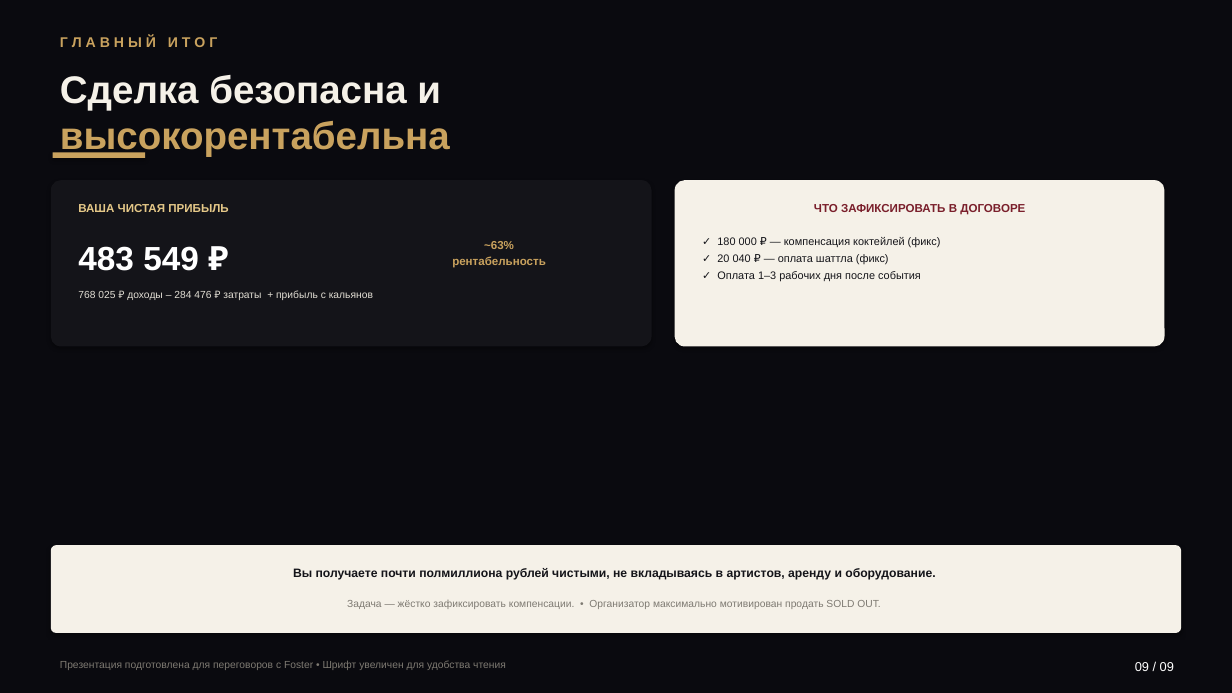
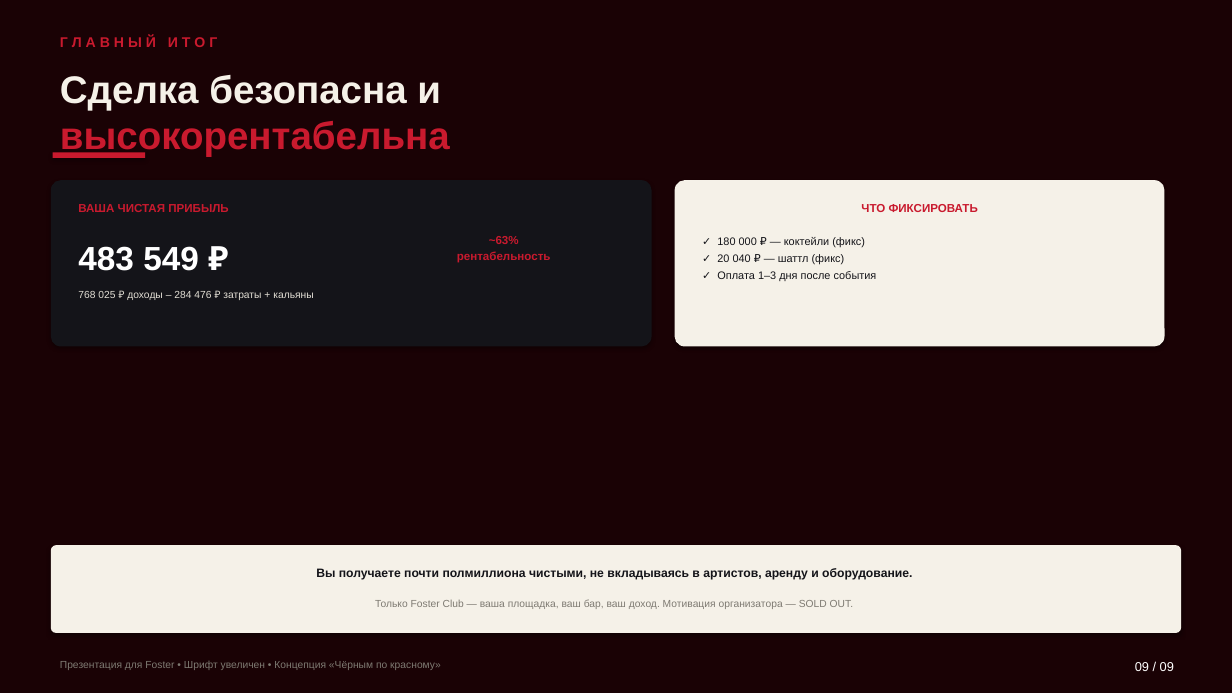
Before and after one commit to navruzhusainov-commits/vecherinka, a slide deck: slide 9 of Foster_Gleb_Noemy_Presentation.pptx. Drawn at 1232x693 pixels with LibreOffice and Linux fonts; fonts in the diff are those of the drawing; background and template pictures are left out. Boxes give left, top, right and bottom in pixels: in the first picture for what was removed or moved away, otherwise in the second. Text is boxed around its words. In the diff, an @@ line names an element or a change of style, - is before the commit and + after.

```diff
--- a/Foster_Gleb_Noemy_Presentation.pptx
+++ b/Foster_Gleb_Noemy_Presentation.pptx
@@ rectangle at bbox=[0, 0, 1232, 693]: fill #0A0A0F to #1A0205 @@
@@ text "Г Л А В Н ..." at bbox=[60, 35, 217, 50]: text colour #C9A25E to #C91A2E @@
@@ text at bbox=[60, 121, 450, 156]: text colour #C9A25E to #C91A2E in "высокорентабельна" @@
@@ rectangle at bbox=[53, 152, 145, 158]: fill #C9A25E to #C91A2E @@
@@ text "ВАША ЧИСТАЯ ПРИБЫЛЬ" at bbox=[78, 204, 228, 212]: text colour #E5C888 to #C91A2E @@
@@ text at bbox=[861, 204, 978, 212]: text changed; text colour #7A1F2B to #C91A2E @@
-ЧТО ЗАФИКСИРОВАТЬ В ДОГОВОРЕ
+ЧТО ФИКСИРОВАТЬ
@@ text "~63% рентабельность" at bbox=[457, 236, 551, 263]: text colour #C9A25E to #C91A2E @@
@@ text at bbox=[717, 237, 877, 281]: text changed @@
-✓ 180 000 ₽ — компенсация коктейлей (фикс)
-✓ 20 040 ₽ — оплата шаттла (фикс)
-✓ Оплата 1–3 рабочих дня после события
+✓ 180 000 ₽ — коктейли (фикс)
+✓ 20 040 ₽ — шаттл (фикс)
+✓ Оплата 1–3 дня после события
@@ text at bbox=[78, 291, 313, 300]: text changed @@
-768 025 ₽ доходы – 284 476 ₽ затраты + прибыль с кальянов
+768 025 ₽ доходы – 284 476 ₽ затраты + кальяны
@@ text at bbox=[316, 568, 912, 580]: text changed @@
-Вы получаете почти полмиллиона рублей чистыми, не вкладываясь в артистов, аренду и оборудование.
+Вы получаете почти полмиллиона чистыми, не вкладываясь в артистов, аренду и оборудование.
@@ text at bbox=[375, 600, 853, 609]: text changed @@
-Задача — жёстко зафиксировать компенсации. • Организатор максимально мотивирован продать SOLD OUT.
+Только Foster Club — ваша площадка, ваш бар, ваш доход. Мотивация организатора — SOLD OUT.
@@ text at bbox=[60, 661, 441, 670]: text changed @@
-Презентация подготовлена для переговоров с Foster • Шрифт увеличен для удобства чтения
+Презентация для Foster • Шрифт увеличен • Концепция «Чёрным по красному»
```
Also in this commit, not shown: 8 other slides changed, 10 other files.
